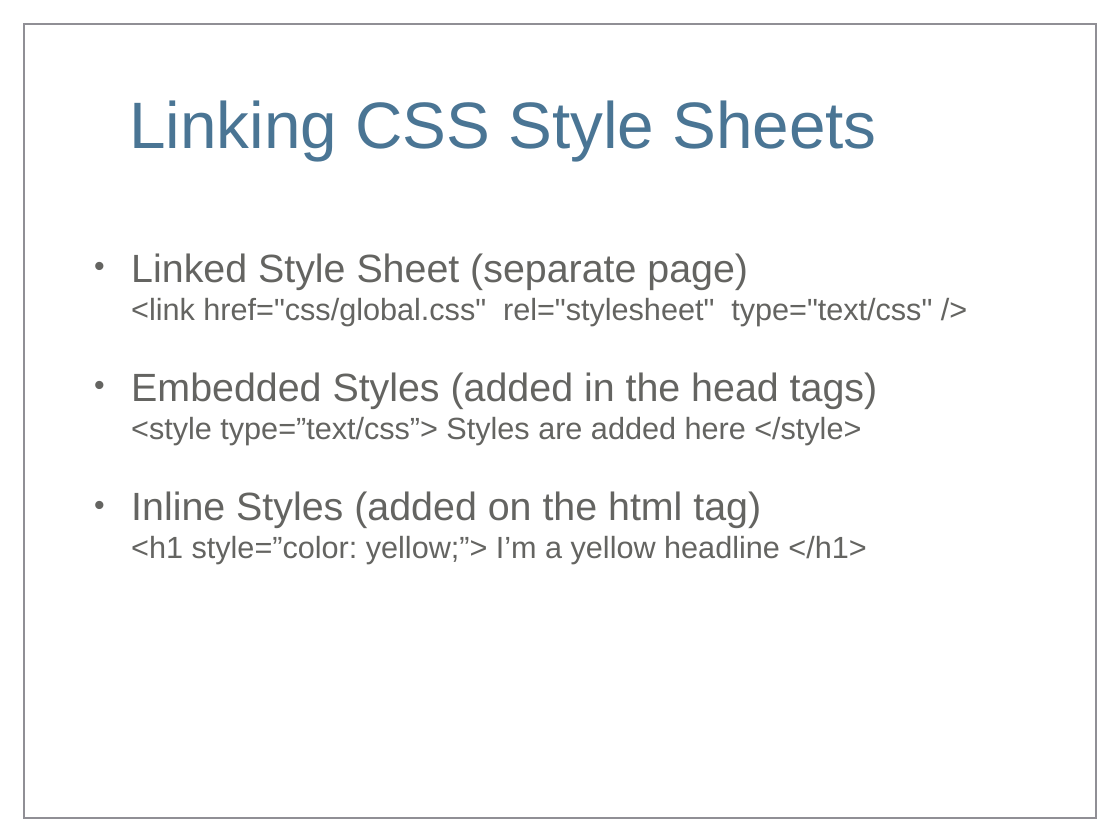
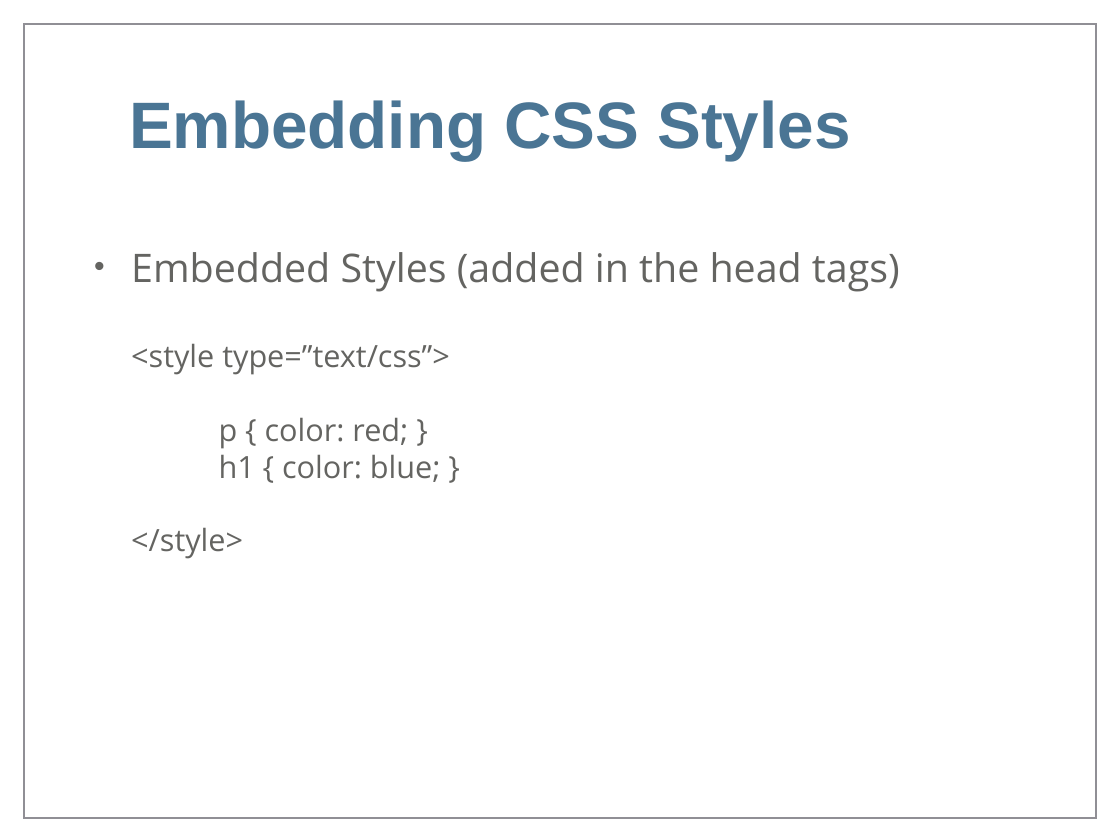
Before and after one commit to markdodgson/markdodgson-mohawk, a slide deck: slide 29 of images/keynotes/Week4_Keynote.ppt (slide 18 before the commit). Drawn at 1120x840 pixels with LibreOffice and Linux fonts; fonts in the diff are those of the drawing; background and template pictures are left out. Boxes give left, top, right and bottom in pixels: in the first picture for what was removed or moved away, otherwise in the second. Text is boxed around its words. In the diff, an @@ line names an element or a change of style, - is before the commit and + after.

Commit message:
End of Semester commit
Added and modified a number of items including the assignments,  cheat sheets, applications and books. added some additional pages (week files)

```diff
--- a/images/keynotes/Week4_Keynote.ppt
+++ b/images/keynotes/Week4_Keynote.ppt
@@ title at [129, 100, 850, 160]: text changed; bold on @@
-Linking CSS Style Sheets
+Embedding CSS Styles
@@ text at [131, 252, 900, 559]: text changed; font Arial to Open Sans @@
-• Linked Style Sheet (separate page)
-  <link href="css/global.css" rel="stylesheet" type="text/css" />
-• Embedded Styles (added in the head tags)
-  <style type=”text/css”> Styles are added here </style>
-• Inline Styles (added on the html tag)
-  <h1 style=”color: yellow;”> I’m a yellow headline </h1>
+• Embedded Styles (added in the head tags)
+  <style type=”text/css”>
+  p { color: red; }
+  h1 { color: blue; }
+  </style>
```
Also in this commit, not shown: 19 other slides changed, 7 slides added, 3 slides removed, 42 other files.
